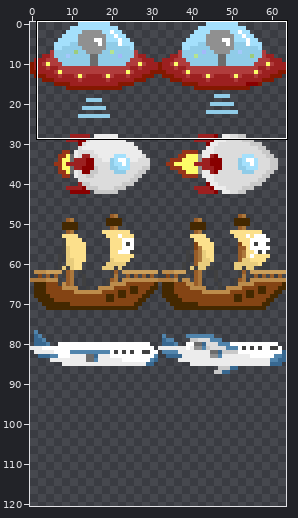
Two states of a sprite sheet, src/graphics/ships.png. The first picture is a wide view before the edit; the outline marks the close-up.
Close-up. Before the commit:
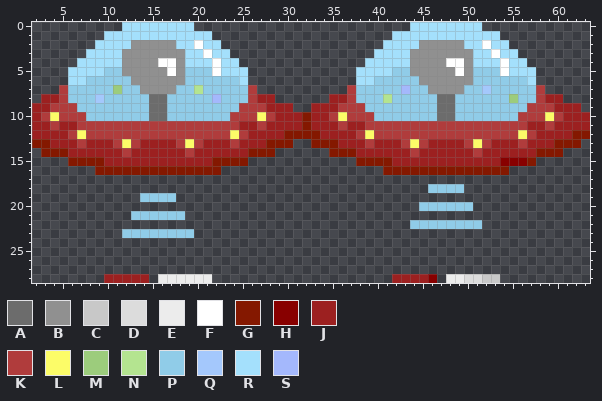
The file is 64x192 pixels. Colours within 5 levels of each other are drawn and written as one. Shown: x 2..63, y 0..28. The wide view leaves out empty margins. The commit also changed other parts of the picture, which this record leaves out.
Palette (. is transparent): A #6c6c6c  B #909090  C #c8c8c8  D #dcdcdc  E #ececec  F #ffffff  G #841800  H #880000  J #9c2020  K #b03c3c  L #fcfc68  M #9ccc7c  N #b4e490  P #90cce8  Q #a4c8fc  R #a4e0fc  S #a4b8fc
Pixels before, first column x 2:
 0 ..........RRRRRRRR........................RRRRRRRR............
 1 ........RRRRRRRRRRRR....................RRRRRRRRRRRR..........
 2 .......RRRRBBBBBRRFRR..................RRRRBBBBBRRFRR.........
 3 ......RRRRBBBBBBBRRFRR................RRRRBBBBBBBRRFRR........
 4 .....RRRRRBBBBFFBRRRFRR..............RRRRRBBBBFFBRRRFRR.......
 5 ....RRRRPPBBBBBFBPPPFRRR............RRRRPPBBBBBFBPPPFRRR......
 6 ....RRPPPPPBBBBBBPPPPPPR............RRPPPPPBBBBBBPPPPPPR......
 7 ...KPPPPPMPPBBBBPPNPPPPPK..........KPPPPPSPPBBBBPPQPPPPPK.....
 8 .JJKPPPQPPPPPAAPPPPPSPPPKJJ......JJKPPPNPPPPPAAPPPPPPMPPKJJ...
 9 JJKKKPPPPPPPPAAPPPPPPPPKKKJJJ..JJJKKKPPPPPPPPAAPPPPPPPPKKKJJJ.
10 JKLKKKPPPPPPPAAPPPPPPPKKKLKJJJGJJKLKKKPPPPPPPAAPPPPPPPKKKLKJJJ
11 JJKJJKKKKKKKKKKKKKKKKKKJJKJJJJGJJJKJJKKKKKKKKKKKKKKKKKKJJKJJJJ
12 JJJJKLKKKKKKKKKKKKKKKKLKJJJJGGGGJJJJKLKKKKKKKKKKKKKKKKLKJJJJGG
13 GGJJJKJJJKLKJJJJKLKJJJKJJJGGG..GGGJJJKJJJKLKJJJJKLKJJJKJJJGGG.
14 .GGGJJJJJJKJJJJJJKJJJJJJGGG......GGGJJJJJJKJJJJJJKJJJJJJGGG...
15 ....GGGGJJJJJJJJJJJJGGGG............GGGGJJJJJJJJJJJJHHHG......
16 .......GGGGGGGGGGGGGG..................GGGGGGGGGGGGGG.........
17 ..............................................................
18 ............................................PPPP..............
19 ............PPPP..............................................
20 ...........................................PPPPPP.............
21 ...........PPPPPP.............................................
22 ..........................................PPPPPPPP............
23 ..........PPPPPPPP............................................
24 ..............................................................
25 ..............................................................
26 ..............................................................
27 ..............................................................
28 ........JJJJJ.EEEEEE....................JJJJH.EEDDCC..........
The result:
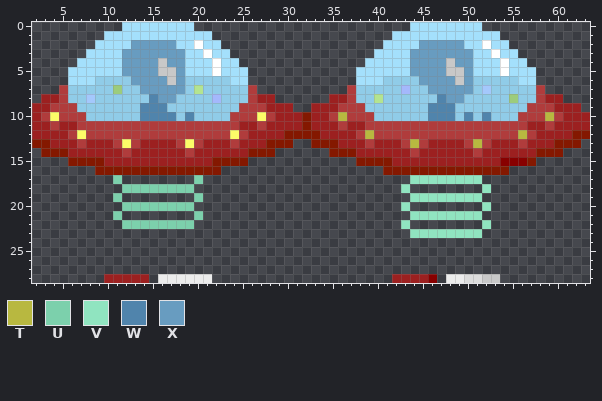
Colours new in this view: T #b8b840  U #7cd0ac  V #90e4c0  W #5084ac  X #689cc0
What changed:
Colour C replaces colour B in row 5 at x 16 and 48; in row 6 at x 17 and 49.
Colour C replaces colour F in row 4 at x 16 and 48; in row 5 at x 17 and 49.
Colour N replaces colour P in row 8 at x 40.
Colour P replaces colour N in row 8 at x 41.
Colour P replaces colour Q in row 8 at x 9.
Colour Q replaces colour P in row 8 at x 8.
Colour R replaces colour P in row 5 at x 10 to 11, 19 to 21, 42 to 43 and 51 to 53; in row 6 at x 8, 24, 40 and 56.
Colour T replaces colour L in row 10 at x 36 and 59; in row 12 at x 39 and 56; in row 13 at x 44 and 51.
Colour U is added in row 17 at x 11 and 20; in row 18 at x 12 to 19; in row 19 at x 11 and 20; in row 20 at x 12 to 19; in row 21 at x 11 and 20; in row 22 at x 12 to 19.
Colour V is added in row 17 at x 44 to 51; in row 18 at x 43 and 52; in row 19 at x 44 to 51; in row 20 at x 43 and 52; in row 21 at x 44 to 51; in row 22 at x 43 and 52.
Colour V is added in row 23 at x 44 to 51.
Colour W replaces colour A in row 8 at x 15 and 47; in rows 9 to 10 at x 15 to 16 and 47 to 48.
Colour W replaces colour P in row 9 at x 14 and 46; in row 10 at x 14, 17, 19, 46, 50 and 52.
Colour X replaces colour A in row 8 at x 16 and 48.
Colour X replaces colour B in row 2 at x 13 to 17 and 45 to 49; in row 3 at x 12 to 18 and 44 to 50; in rows 4 to 5 at x 12 to 15, 18, 44 to 47 and 50; in row 6 at x 13 to 16, 18, 45 to 48 and 50; in row 7 at x 14 to 17 and 46 to 49.
Colour X replaces colour F in row 4 at x 17 and 49.
Colour X replaces colour P in row 7 at x 18 and 50; in row 8 at x 17 and 49.
Colour P is removed in row 18 at x 46 to 49; in row 19 at x 14 to 17; in row 20 at x 45 to 50; in row 21 at x 13 to 18; in row 22 at x 44 to 51; in row 23 at x 12 to 19.
